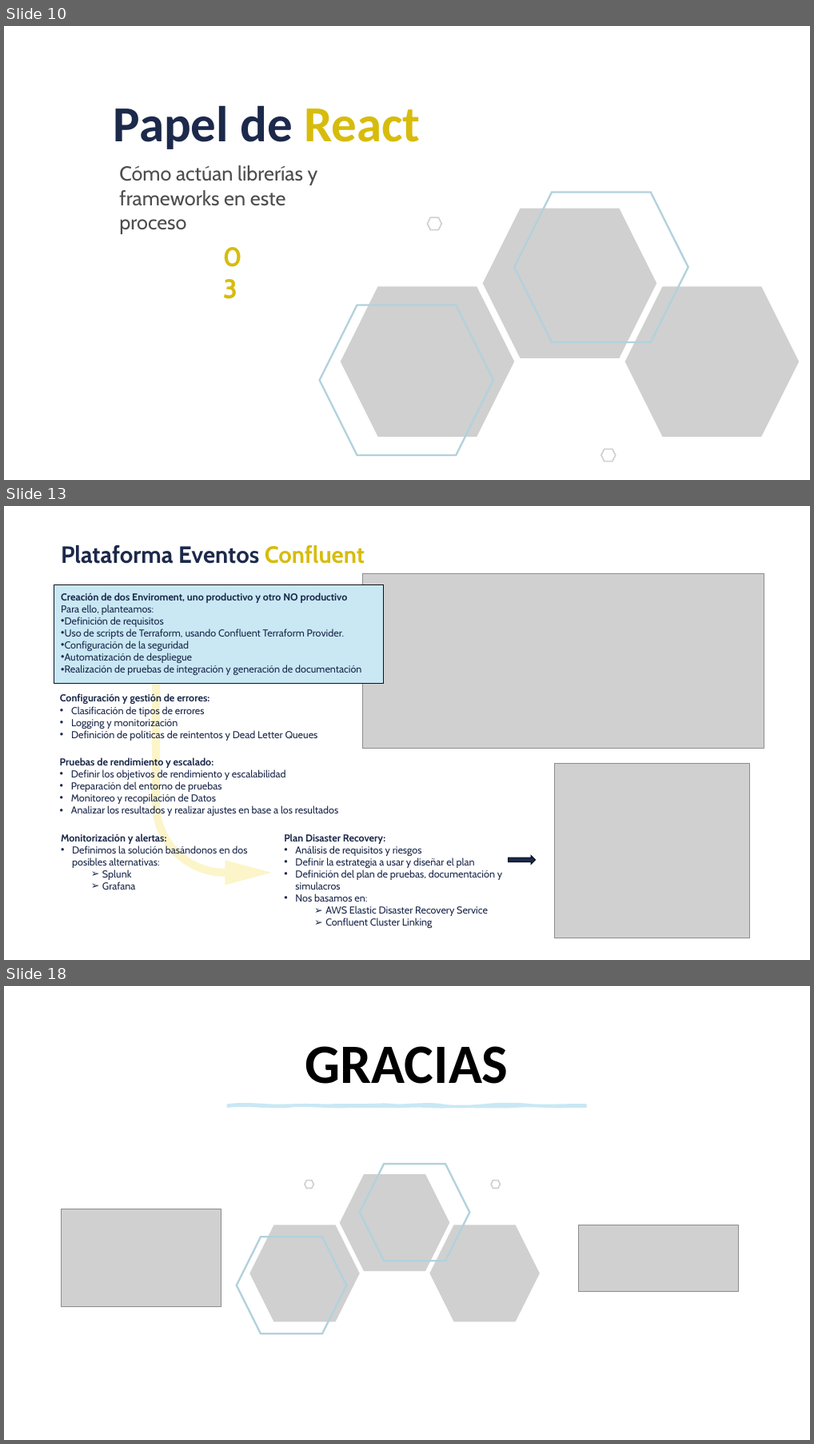
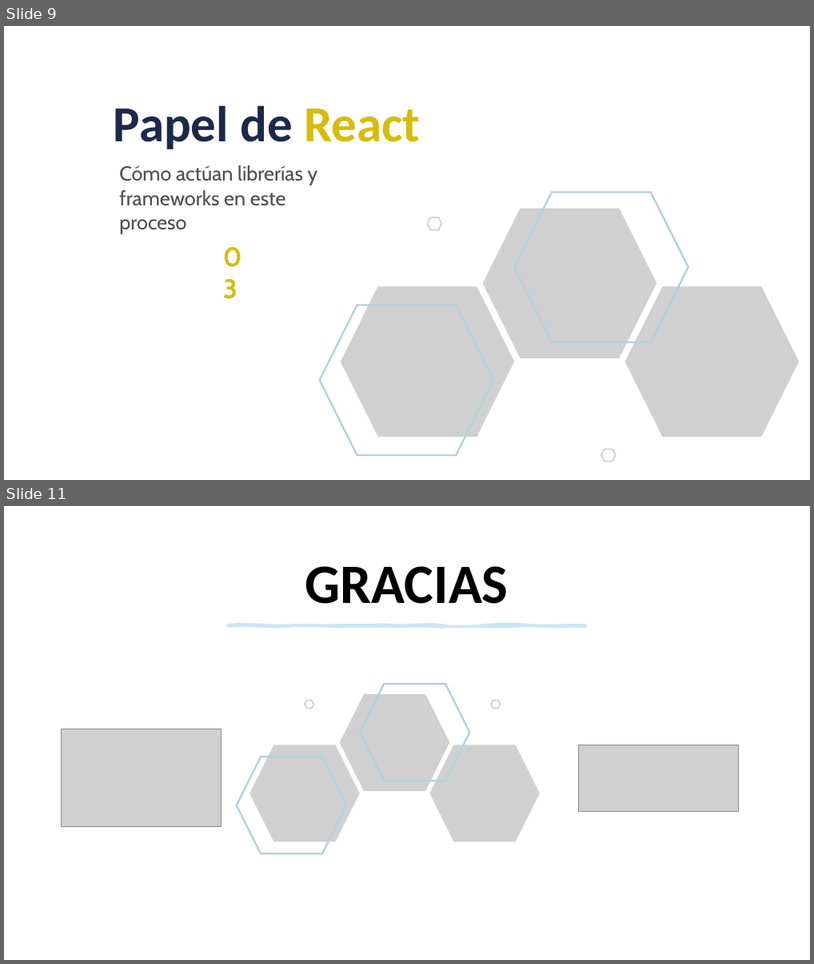
Before and after one commit to dqnid/uxcale-usal-front-presentation, a slide deck: AXPE_FRONT_TallerUSAL_.pptx. Shown one above the other, each under a label of ours: slides 10, 13 and 18 before the commit, slides 9 and 11 after it; the slides between them are not shown. The pictures are 814x1444 and 814x964 pixels, drawn with LibreOffice and Linux fonts; fonts in the diff are those of the drawing; grey boxes stand for pictures; background and template pictures are left out. Boxes give left, top, right and bottom in pixels: in the first picture for what was removed or moved away, otherwise in the second. Text is boxed around its words. In the diff, an @@ line names an element or a change of style, - is before the commit and + after.

```diff
--- a/AXPE_FRONT_TallerUSAL_.pptx
+++ b/AXPE_FRONT_TallerUSAL_.pptx
@@ slide 13 removed at [4,506,810,960], background #FFFFFF @@
@@ text removed at [61,545,365,564] @@
-Plataforma Eventos Confluent
@@ picture removed at [362,574,765,748] @@
@@ rectangle removed at [54,584,383,684] @@
@@ text removed at [61,592,362,675] @@
-Creación de dos Enviroment, uno productivo y otro NO productivo
-Para ello, planteamos:
-• Definición de requisitos
-• Uso de scripts de Terraform, usando Confluent Terraform Provider.
-• Configuración de la seguridad
-• Automatización de despliegue
-• Realización de pruebas de integración y generación de documentación
@@ bent arrow removed at [152,653,271,884] @@
@@ text removed at [60,693,318,740] @@
-Configuración y gestión de errores:
-• Clasificación de tipos de errores
-• Logging y monitorización
-• Definición de políticas de reintentos y Dead Letter Queues
@@ text removed at [60,756,338,816] @@
-Pruebas de rendimiento y escalado:
-• Definir los objetivos de rendimiento y escalabilidad
-• Preparación del entorno de pruebas
-• Monitoreo y recopilación de Datos
-• Analizar los resultados y realizar ajustes en base a los resultados
@@ picture removed at [555,763,750,937] @@
@@ text removed at [61,833,247,889] @@
-Monitorización y alertas:
-• Definimos la solución basándonos en dos posibles alternativas:
-    ➢ Splunk
-    ➢ Grafana
@@ text removed at [284,833,502,928] @@
-Plan Disaster Recovery:
-• Análisis de requisitos y riesgos
-• Definir la estrategia a usar y diseñar el plan
-• Definición del plan de pruebas, documentación y simulacros
-• Nos basamos en:
-    ➢ AWS Elastic Disaster Recovery Service
-    ➢ Confluent Cluster Linking
@@ right arrow removed at [509,855,536,864] @@
@@ what was slide 10 is now slide 9 @@
@@ what was slide 18 is now slide 11 @@
```
Also in this commit, not shown: 2 slides changed, 1 slide added, 7 other slides removed, 1 other file.
